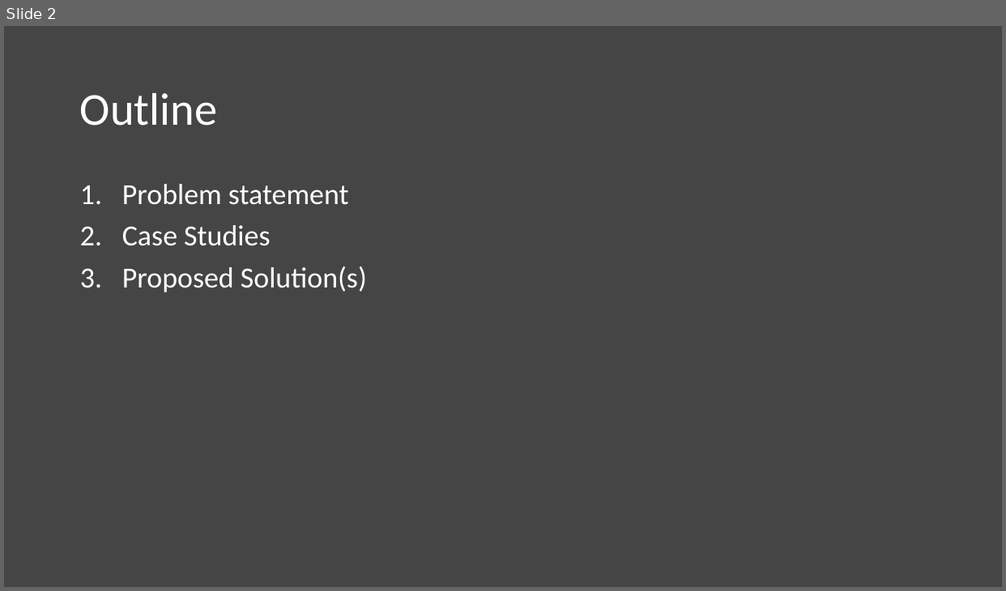
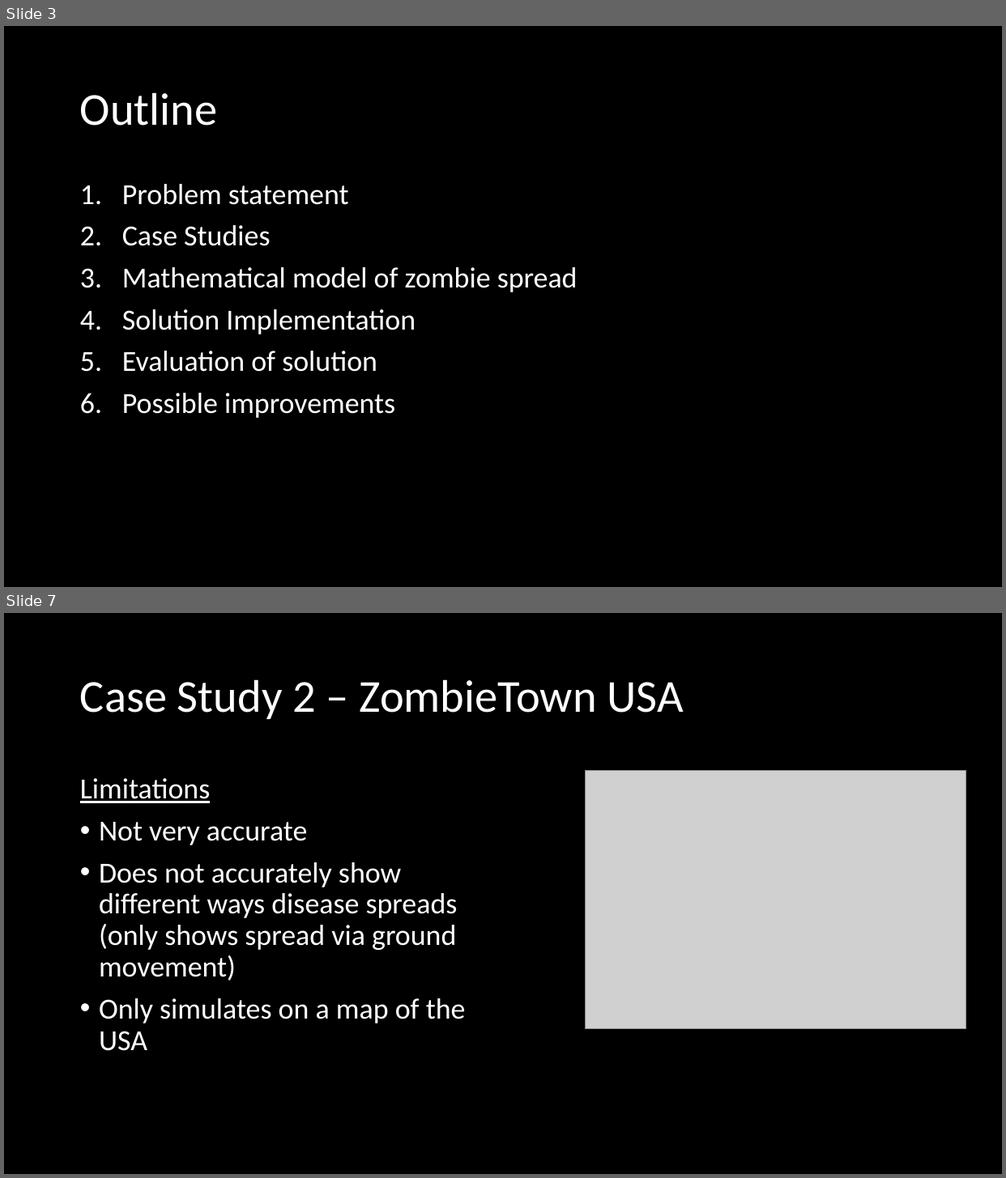
Before and after one commit to Czar-Ec/ZEUS, a slide deck: Documentation/ZEUS Presentation.pptx. Shown one above the other, each under a label of ours: slide 2 before the commit, slides 3 and 7 after it; the slides between them are not shown. The pictures are 1006x591 and 1006x1178 pixels, drawn with LibreOffice and Linux fonts; fonts in the diff are those of the drawing; grey boxes stand for pictures; background and template pictures are left out. Boxes give left, top, right and bottom in pixels: in the first picture for what was removed or moved away, otherwise in the second. Text is boxed around its words. In the diff, an @@ line names an element or a change of style, - is before the commit and + after.

```diff
--- a/Documentation/ZEUS Presentation.pptx
+++ b/Documentation/ZEUS Presentation.pptx
@@ slide 7 added at (x1=4, y1=613, x2=1002, y2=1174), background #000000 @@
@@ title added at (x1=80, y1=679, x2=683, y2=719), 44 pt, text #FFFFFF @@
+Case Study 2 – ZombieTown USA
@@ text added at (x1=80, y1=778, x2=466, y2=1051), 28 pt, text #FFFFFF @@
+Limitations
+• Not very accurate
+• Does not accurately show different ways disease spreads (only shows spread via ground movement)
+• Only simulates on a map of the USA
@@ picture added at (x1=585, y1=770, x2=966, y2=1029) @@
@@ what was slide 2 is now slide 3 @@
@@ slide 3 changed as well @@
@@ background #454545 to #000000 @@
@@ text at (x1=122, y1=267, x2=577, y2=418): text changed @@
-3. Proposed Solution(s)
+3. Mathematical model of zombie spread
+4. Solution Implementation
+5. Evaluation of solution
+6. Possible improvements
```
Also in this commit, not shown: 12 other slides added, 2 slides removed, 2 other files.
